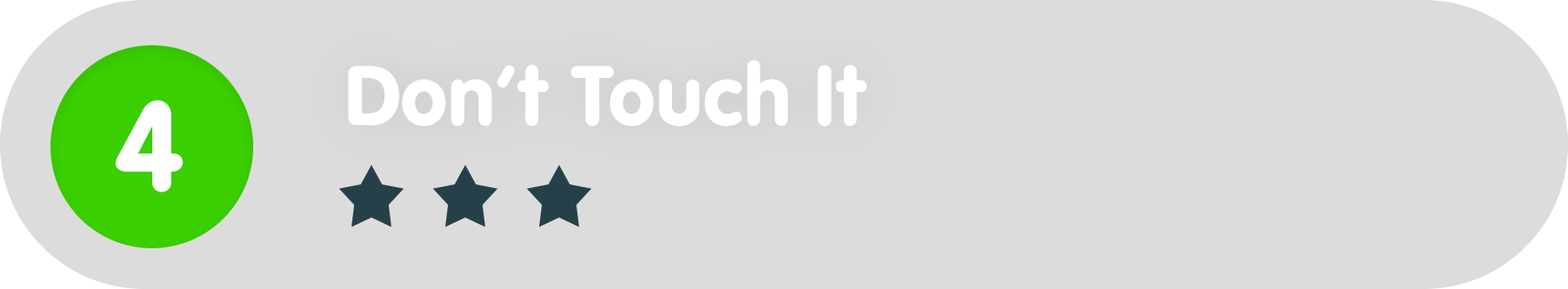
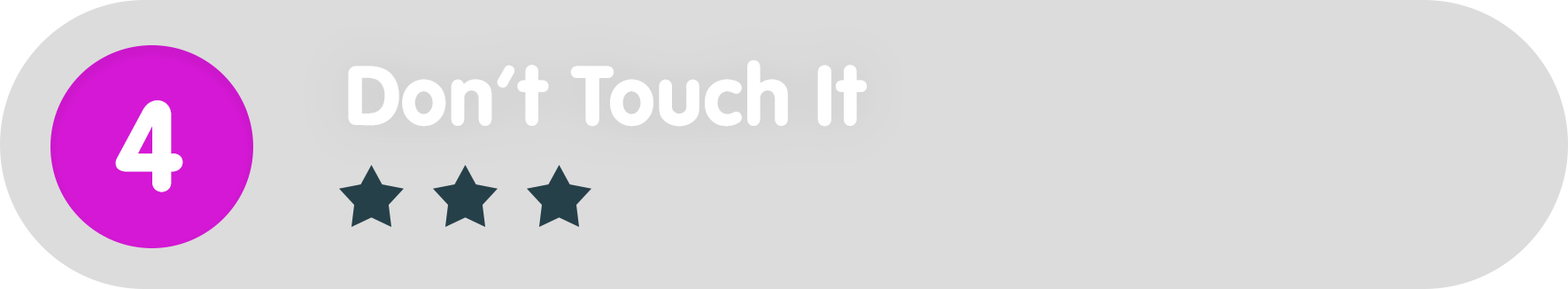
Comparing the layer stacks of the two 1568 x 289 images. Changes:
painted on "Ellipse_green" over [50, 45, 254, 248]
